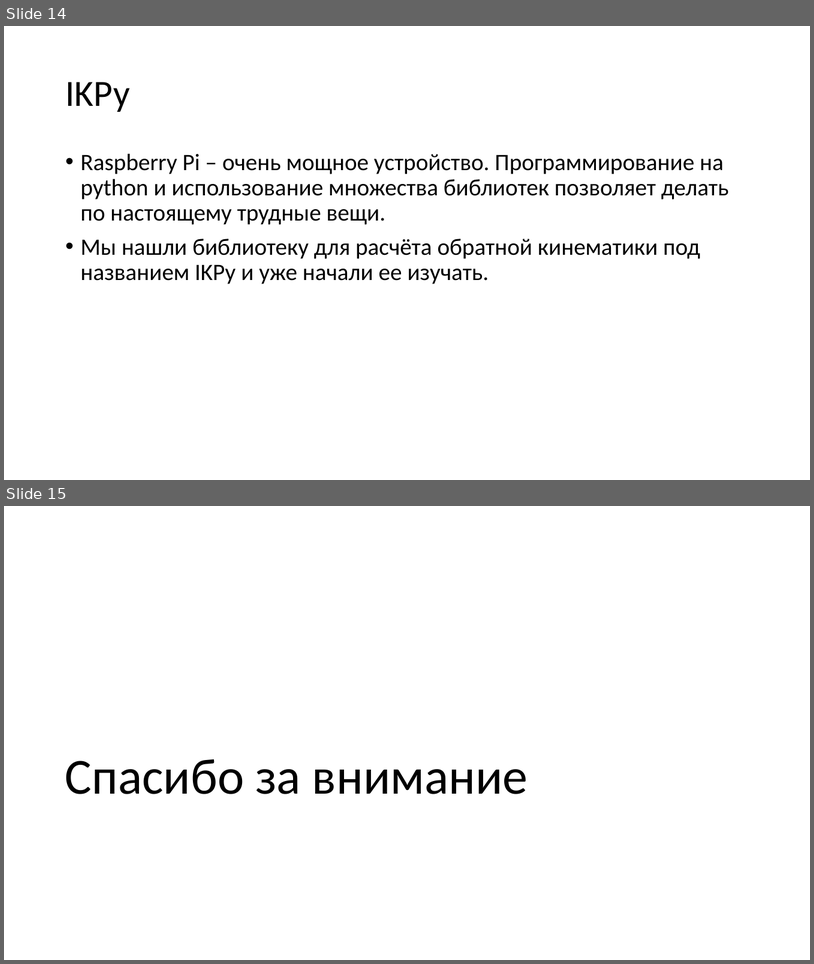
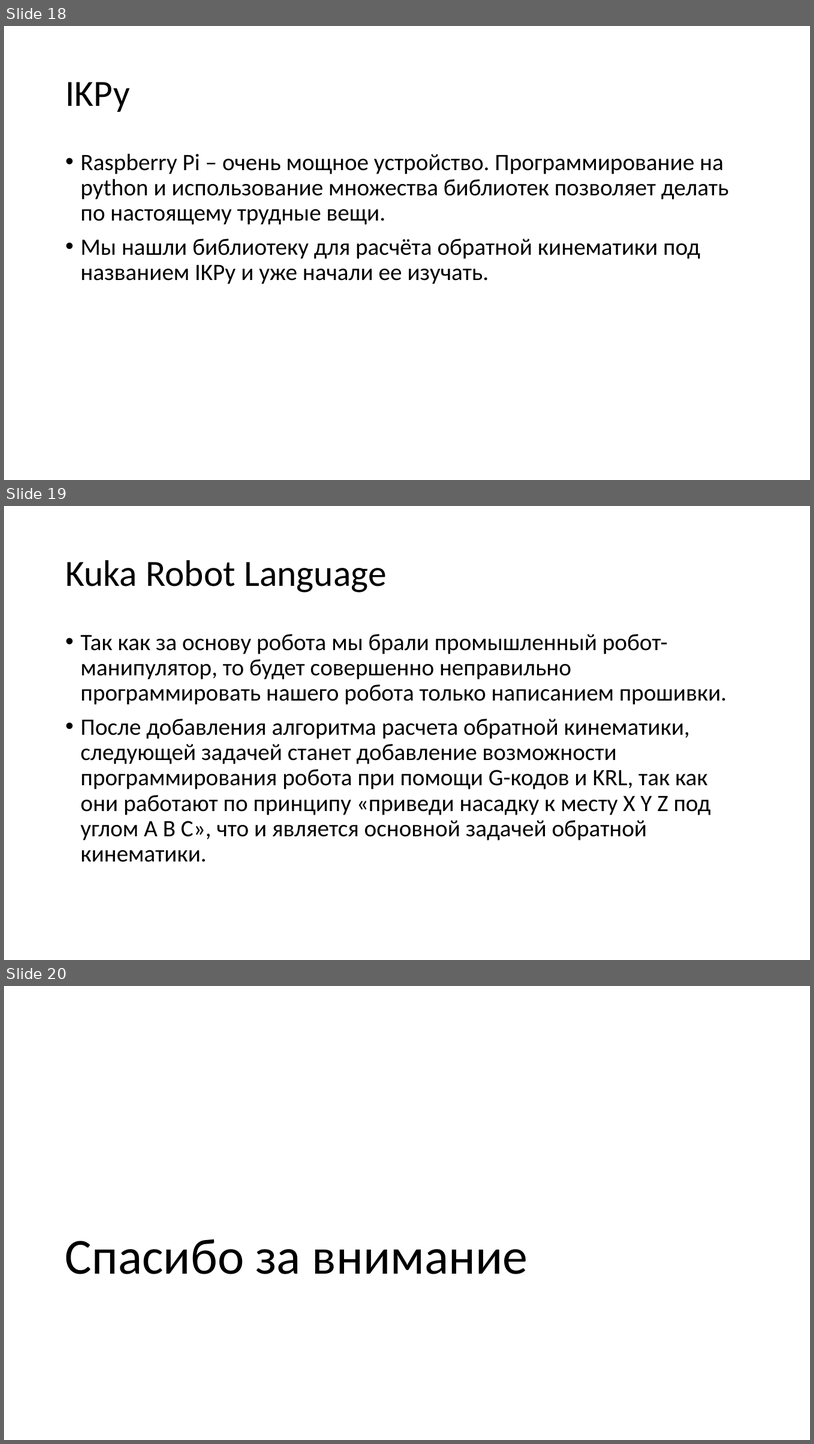
Before and after one commit to alextrof94/PIO_Arduino, a slide deck: KukaRuka0.2/Other/kazanforumdoc_text.pptx. Shown one above the other, each under a label of ours: slides 14 and 15 before the commit, slides 18, 19 and 20 after it. The pictures are 814x964 and 814x1444 pixels, drawn with LibreOffice and Linux fonts; fonts in the diff are those of the drawing. Boxes give left, top, right and bottom in pixels: in the first picture for what was removed or moved away, otherwise in the second. Text is boxed around its words. In the diff, an @@ line names an element or a change of style, - is before the commit and + after.

```diff
--- a/KukaRuka0.2/Other/kazanforumdoc_text.pptx
+++ b/KukaRuka0.2/Other/kazanforumdoc_text.pptx
@@ slide 19 added at [4,506,810,960], background #FFFFFF @@
@@ title added at [65,560,387,592], 44 pt, text #000000 @@
+Kuka Robot Language
@@ text added at [81,634,727,862], 28 pt, text #000000 @@
+• Так как за основу робота мы брали промышленный робот-манипулятор, то будет совершенно неправильно программировать нашего робота только написанием прошивки.
+• После добавления алгоритма расчета обратной кинематики, следующей задачей станет добавление возможности программирования робота при помощи G-кодов и KRL, так как они работают по принципу «приведи насадку к месту X Y Z под углом A B C», что и является основной задачей обратной кинематики.
@@ what was slide 14 is now slide 18 @@
@@ what was slide 15 is now slide 20 @@
```
Also in this commit, not shown: 1 slide changed, 4 other slides added, 20 other files.
